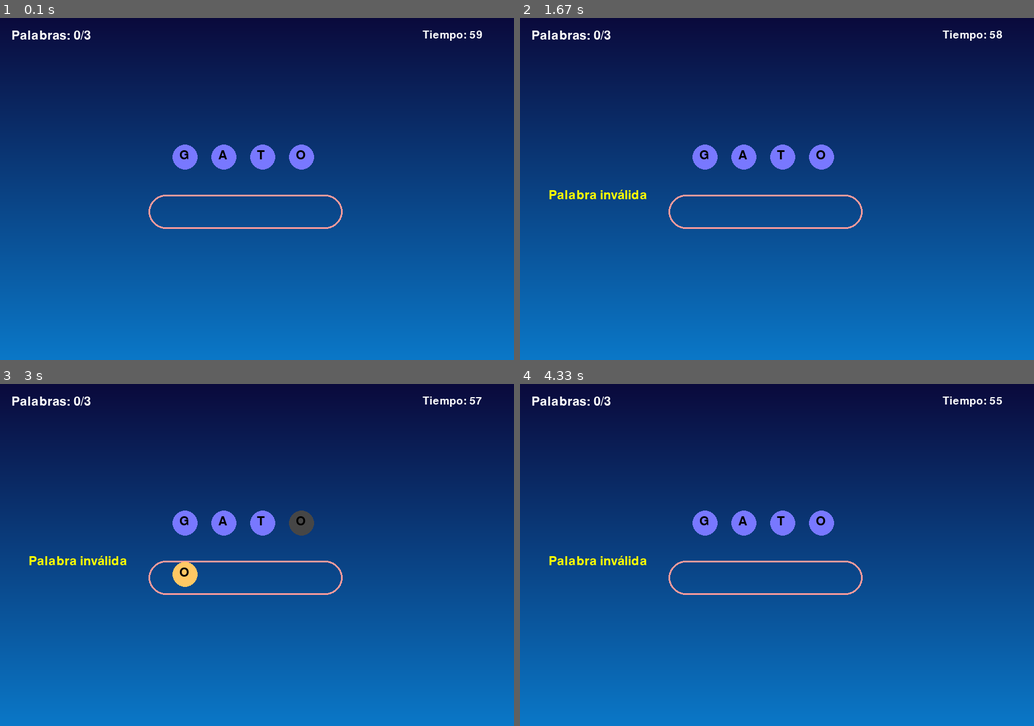
Above: before the commit, frames 1-4 (two rows, left to right).
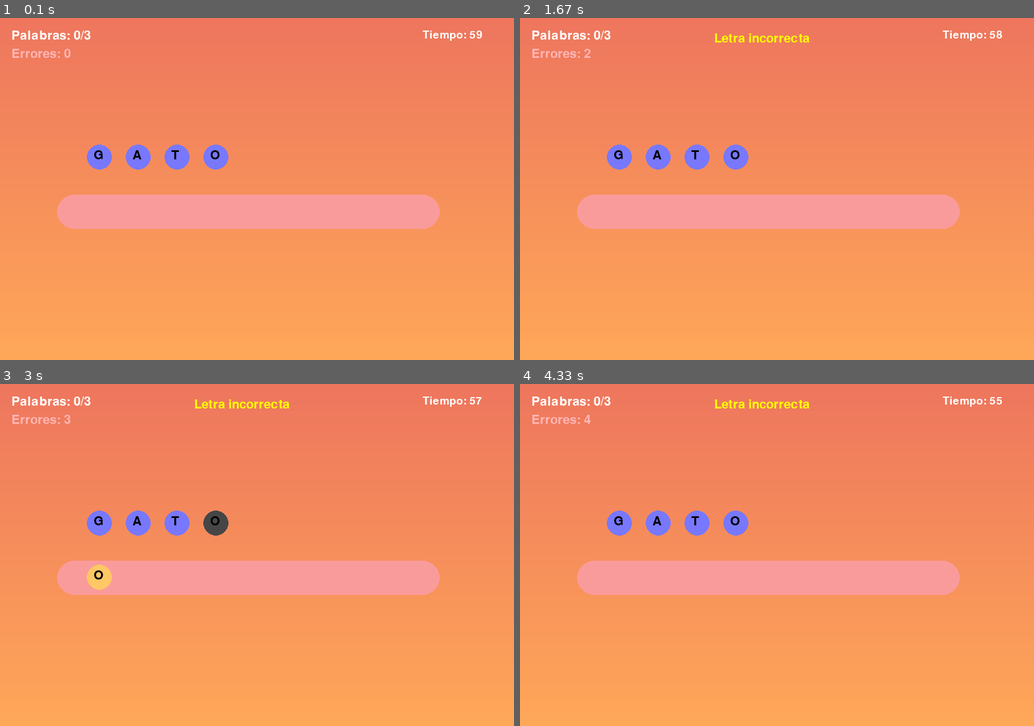
Above: after the commit, the same moments.

Repository: Dantekd/trabajo_final
Game: pygame game, started from a/pygame/joder1.py
Same seed, same stepped clock (60 frames per second), same inputs: the game is played once before the commit and once after it.
Inputs (mouse positions are in pixels of both pictures, inside the frame that each line leads up to):
- Up to frame 1 (0.1 s): no input
- Up to frame 2 (1.67 s): click "G" at 0.38 s; tap Enter at 0.67, 1.33 s; click "A" at 1.05 s
- Up to frame 3 (3 s): click "O" at 1.72 s; tap Enter at 2 s; click "O" at 2.93 s
- Up to frame 4 (4.33 s): tap Enter at 3.22, 4.28 s; click "T" at 3.6 s; click (617, 510) at 3.93 s

The runs differ from the first frame. In frame 1, 99% of the frame differs, in the area x 0-100%, y 0-100%; in frame 2, 99%; in frame 3, 99%; in frame 4, 99%.

Commit message:
subida grande del juego

Diff:
--- a/a/partidas.csv
+++ b/a/partidas.csv
@@ -25,9 +25,9 @@
 3;campera;c,a,m,p,e,r,a;campera|mapa|cama
 4;planeta;p,l,a,n,e,t,a;planeta|plan|natal|lata|tapa
 4;estadio;e,s,t,a,d,i,o;estadio|estado|seda|dato
-4;montaje;m,o,n,t,a,j,e;montaje|monto|jamon|toma
+4;montaje;m,o,n,t,a,j,e;montaje|monte|jamon|toma
 4;tormenta;t,o,r,m,e,n,t,a;tormenta|torta|manto
-4;gasolera;g,a,s,o,l,e,r,a;gasolera|sola|arreglo
+4;gasolera;g,a,s,o,l,e,r,a;gasolera|sola|regla
 4;caballero;c,a,b,a,l,l,e,r,o;caballero|cable|barca|roble
 4;guitarra;g,a,u,i,t,a,r,r,a;guitarra|tira|agarra
 4;lavadero;l,a,v,a,d,e,r,o;lavadero|ver|lado
@@ -39,7 +39,7 @@
 5;relojero;r,e,l,o,j,e,r,o;relojero|ojo|roer
 5;baloncesto;b,a,l,o,n,c,e,s,t,o;baloncesto|tacos|lento|canto
 5;escritorio;e,s,c,r,i,t,o,r,i,o;escritorio|corte|corto|rocio
-5;electricidad;e,l,e,c,t,r,i,c,i,d,a,d;electricidad|tela|cable|cita|ida
-5;reproduccion;r,e,p,r,o,d,u,c,c,i,o,n;reproduccion|cuerpo|reduccion
+5;periodico;p,e,r,i,o,d,i,c,o;periodico|perico|decoro|poro|rio
+5;copulacion;c,o,p,u,l,a,c,i,o,n;copulacion|cupo|colacion
 5;temperatura;t,e,m,p,e,r,a,t,u,r,a;temperatura|meta|pura|rata
-5;administracion;a,d,m,i,n,i,s,t,r,a,c,i,o,n;administracion|nacion|manso|citar
+5;chocolate;c,h,o,c,o,l,a,t,e;chocolate|lote|coche|tela
--- a/a/pygame/joder1.py
+++ b/a/pygame/joder1.py
@@ -40,7 +40,7 @@
 
 # ========== UTILIDADES ==========
 def obtener_palabra_mas_larga(palabras: list) -> str:
-    """Devuelve la palabra más larga de la lista (si empatan, la primera)."""
+    """Devuelve la palabra más larga de la lista."""
     mayor = ""
     i = 0
     while i < len(palabras):
@@ -132,7 +132,8 @@
                             mostrar_mensaje("Palabra repetida")
                         else:
                             mostrar_mensaje("Palabra inválida")
-
+                            estado["errores"] += 0
+                            mostrar_mensaje("Letra incorrecta")
                         palabra_actual.clear()
                         botones_usados.clear()
                         for b in botones_disponibles:
@@ -143,18 +144,20 @@
             mostrar_mensaje("Se acabó el tiempo")
             running = False
 
-        if estado["errores"] >= estado["intentos_maximos"]:
+        # comprobar errores maximos (intentos_maximos en estado)
+        if estado.get("errores", 0) >= estado.get("intentos_maximos", 5):
             mostrar_mensaje("Máximos errores alcanzados")
             running = False
+
 
         if len(estado["palabras_encontradas"]) >= len(estado["palabras_validas"]):
             mostrar_mensaje("No quedan palabras")
             running = False
 
         # ===== DIBUJADO =====
-        dibujar_vertical_degradado(PANTALLA, (10, 10, 60), (10, 120, 200))
+        dibujar_vertical_degradado(PANTALLA, (238, 118, 94), (255, 168, 89))
         #CAJA DONDE ESTAN LOS BOTONES
-        dibujar_rect_redondeado(PANTALLA,(250, 155, 155),260, 310,340, 60,borde=3)
+        dibujar_rect_redondeado(PANTALLA,(250, 155, 155),100, 310,670, 60,borde=0)#dimensiones pantalla
         # BOTONES SUPERIORES
 
         # botones
@@ -166,6 +169,8 @@
             FUENTE_TIMER.render(f"Tiempo: {int(tiempo_restante)}", True, (255, 255, 255)),
             (740, 20)
         )
+        #ERRORES
+        PANTALLA.blit(FUENTE_PEQUENA.render("Errores: " + str(estado["errores"]), True, (255, 180, 180)), (20, 52))
 
         # CONTADOR PALABRAS
         PANTALLA.blit(
@@ -176,13 +181,13 @@
         if mensaje_timer > 0:
             PANTALLA.blit(
                 FUENTE_PEQUENA.render(mensaje, True, (255, 255, 0)),
-                (50, 300)
+                (340, 25)
             )
             mensaje_timer -= dt
 
         pygame.display.update()
 
-    return estado["puntaje"]
+    return estado["puntaje"],estado["errores"]
 
 
 # ========== FLUJO DE NIVELES Y PARTIDAS ==========
@@ -190,6 +195,7 @@
     niveles = cargar_niveles()
     puntaje_total = 0
     i_nivel = 0
+    errores_total= 0
     # limitar a lo disponible y a max_niveles
     limite_niveles = len(niveles)
     if limite_niveles > max_niveles:
@@ -202,21 +208,25 @@
         while partidas_jugadas < max_partidas_por_nivel and partidas_jugadas < len(nivel["partidas"]):
             # obtener partida aleatoria sin repetir
             datos = buscar_partida_aleatoria_sin_repetir(nivel)
-            puntos = ejecutar_partida_pygame(datos)
+            puntos,errores = ejecutar_partida_pygame(datos)
+
 
             # mostrar pantalla de resumen y esperar tecla para continuar
-            mostrar_resumen_partida(puntos)
+            mostrar_resumen_partida(puntos,errores)
             puntaje_total += puntos
+            errores_total += errores
 
             partidas_jugadas += 1
 
         i_nivel += 1
 
-    # FIN JUEGO: mostrar puntaje total
+    # FIN JUEGO: mostrar puntaje y errores totalales
     mostrar_resumen_final(puntaje_total)
+    mostrar_resumen_final(errores_total)
+
 
 #Resultados de la partida
-def mostrar_resumen_partida(puntos_obtenidos: int):
+def mostrar_resumen_partida(puntos_obtenidos: int,errores:int):
     # pinta una pantalla simple con el puntaje de la partida y espera tecla para seguir
     espera = True
     while espera:
@@ -229,7 +239,8 @@
 
         dibujar_vertical_degradado(PANTALLA, (0, 0, 80), (0, 150, 255))
         dibujar_texto_centrado(PANTALLA, f"Puntos de esta partida: {puntos_obtenidos}", FUENTE, (255, 255, 255), 200)
-        dibujar_texto_centrado(PANTALLA, "Presiona cualquier tecla para continuar...", FUENTE_PEQUENA, (200, 200, 200), 260)
+        dibujar_texto_centrado(PANTALLA, f"Errores de esta partida: {errores}", FUENTE, (255, 255, 255), 260)
+        dibujar_texto_centrado(PANTALLA, "Presiona cualquier tecla para continuar...", FUENTE_PEQUENA, (200, 200, 200), 340)
         pygame.display.update()
         R_CLOCK.tick(30)
 
@@ -246,12 +257,13 @@
 
         dibujar_vertical_degradado(PANTALLA, (5, 20, 50), (0, 100, 180))
         dibujar_texto_centrado(PANTALLA, f"Puntaje total: {total}", FUENTE, (255, 255, 255), 200)
-        dibujar_texto_centrado(PANTALLA, "Juego finalizado. Presiona cualquier tecla para salir.", FUENTE_PEQUENA, (200, 200, 200), 260)
+        dibujar_texto_centrado(PANTALLA, f"errores total: {total}", FUENTE, (255, 255, 255), 260)
+        dibujar_texto_centrado(PANTALLA, "Juego finalizado. Presiona cualquier tecla para salir.", FUENTE_PEQUENA, (200, 200, 200), 280)
         pygame.display.update()
         R_CLOCK.tick(30)
 
 # max nivel 5 y max partidas 3
 # ========== START ==========
 if __name__ == "__main__":
-    jugar_toda_la_partida(max_niveles=5, max_partidas_por_nivel=3)
+    jugar_toda_la_partida(max_niveles=2, max_partidas_por_nivel=1)
     pygame.quit()
--- a/a/pygame/ui_botones.py
+++ b/a/pygame/ui_botones.py
@@ -2,7 +2,7 @@
 #Dimensiones del boton que esta
 def crear_botones_letras_csv(letras):
     botones = []
-    x = 300
+    x = 150
     y = 220
 
     for letra in letras:
@@ -18,6 +18,6 @@
 def crear_boton_usado(letra, index):
     boton = {
         "letra": letra,
-        "rect": pygame.Rect(300 + index * 68, 310, 48, 48)
+        "rect": pygame.Rect(150 + index * 68, 315, 48, 48)
     }
     return boton
--- a/a/pygame/ui_dibujado.py
+++ b/a/pygame/ui_dibujado.py
@@ -13,6 +13,9 @@
         pygame.draw.circle(pantalla, (255, 200, 100), b["rect"].center, 22)
         txt = fuente.render(b["letra"], True, (0, 0, 0))
         pantalla.blit(txt, (b["rect"].x + 14, b["rect"].y + 10))
+
+
+
 def dibujar_vertical_degradado(surface, top_color, bottom_color):
     height = surface.get_height()
     width = surface.get_width()
@@ -23,13 +26,8 @@
         g = int(top_color[1] * (1 - ratio) + bottom_color[1] * ratio)
         b = int(top_color[2] * (1 - ratio) + bottom_color[2] * ratio)
         pygame.draw.line(surface, (r, g, b), (0, y), (width, y))
-def dibujar_texto_centrado(
-    pantalla,
-    texto,
-    fuente,
-    color,
-    y
-):
+
+def dibujar_texto_centrado(pantalla,texto,fuente,color,y):
     """
     Dibuja un texto centrado horizontalmente en la pantalla.
     """
@@ -37,14 +35,7 @@
     x = (pantalla.get_width() - superficie.get_width()) // 2
     pantalla.blit(superficie, (x, y))
 
-def dibujar_rect_redondeado(
-    superficie,
-    color,
-    x, y,
-    ancho, alto,
-    radio=None,
-    borde=0
-):
+def dibujar_rect_redondeado(superficie,color,x, y,ancho, alto,radio=None,borde=0):
     """
     Dibuja un rectángulo con bordes redondeados.
 
@@ -54,10 +45,4 @@
     if radio is None:
         radio = alto // 2
 
-    pygame.draw.rect(
-        superficie,
-        color,
-        (x, y, ancho, alto),
-        borde,
-        border_radius=radio
-    )
+    pygame.draw.rect(superficie,color,(x, y, ancho, alto),borde,border_radius=radio)
--- a/a/pygame/version_juego.py
+++ /dev/null
@@ -1,337 +0,0 @@
-import sys
-import os
-import random
-import pygame
-import time
-
-# ========== RUTAS ==========
-RUTA_ACTUAL = os.path.dirname(os.path.abspath(__file__))     # /a/pygame
-RUTA_PROYECTO = os.path.dirname(RUTA_ACTUAL)                 # /a
-
-if RUTA_PROYECTO not in sys.path:
-    sys.path.append(RUTA_PROYECTO)
-
-# ========== IMPORTS DEL PROYECTO ==========
-from csv_datos import cargar_niveles
-from nucleo_juego import preparar_partida, buscar_partida_aleatoria_sin_repetir
-from mecanicas import generar_guiones
-from a.pygame.nucleo_pygame import crear_estado_pygame, procesar_palabra_pygame, verificar_fin_pygame
-from logicas_pygame import dibujar_vertical_degradado
-
-# ========== INICIALIZACION PYGAME ==========
-pygame.init()
-DIM = (900, 600)
-PANTALLA = pygame.display.set_mode(DIM)
-pygame.display.set_caption("AHORCADO  - Encina-Diaz")
-
-# icono (usa RUTA_ACTUAL para evitar rutas absolutas)
-icono_path = os.path.join(RUTA_ACTUAL, "icono_juego.jpg")
-icono = pygame.image.load(icono_path)
-pygame.display.set_icon(icono)
-
-
-FUENTE = pygame.font.SysFont(None, 48)
-FUENTE_PEQ = pygame.font.SysFont(None, 32)
-FUENTE_TIMER = pygame.font.SysFont(None, 28)
-R_CLOCK = pygame.time.Clock()
-
-# ========== UTILIDADES ==========
-def obtener_palabra_mas_larga(palabras: list) -> str:
-    """Devuelve la palabra más larga de la lista (si empatan, la primera)."""
-    mayor = ""
-    i = 0
-    while i < len(palabras):
-        if len(palabras[i]) > len(mayor):
-            mayor = palabras[i]
-        i += 1
-    return mayor
-
-def crear_botones(letras):
-    botones = []
-    x = 60
-    i = 0
-    while i < len(letras):
-        rect = pygame.Rect(x, 480, 48, 48)
-        botones.append((letras[i], rect))
-        x += 58
-        i += 1
-    return botones
-
-def dibujar_texto_centrado(superficie, texto, fuente, color, y):
-    surf = fuente.render(texto, True, color)
-    x = (superficie.get_width() - surf.get_width()) // 2
-    superficie.blit(surf, (x, y))
-
-
-# ========== LOGICA DE PARTIDA (HÍBRIDA) ==========
-def ejecutar_partida_pygame(partida: dict) -> int:
-    """
-    Ejecuta una partida híbrida: revela letras en la palabra objetivo (la más larga),
-    y permite ingresar palabras completas para validar/puntuar.
-    Devuelve puntaje obtenido en la partida.
-    """
-    # preparar estructura de la partida
-    base_set, base_lista, palabras_validas = preparar_partida(partida)
-    objetivo = obtener_palabra_mas_larga(palabras_validas)   # palabra a adivinar con guiones
-    objetivo_upper = objetivo.upper()
-
-    # guiones como lista mutable
-    guiones_list = []
-    j = 0
-    while j < len(objetivo_upper):
-        if objetivo_upper[j].isalpha():
-            guiones_list.append("_")
-        else:
-            guiones_list.append(objetivo_upper[j])
-        j += 1
-
-    # estado compartido con nucleo_pygame
-    estado = crear_estado_pygame(base_lista, palabras_validas)
-
-    # botones con letras mezcladas
-    letras_mez = base_lista[:]
-    random.shuffle(letras_mez)
-    botones = crear_botones(letras_mez)
-
-    palabra_actual = ""
-    tiempo_restante = 60.0
-    clock = pygame.time.Clock()
-    running = True
-
-    # para indicar resultados temporales en pantalla
-    mensaje = ""
-    mensaje_timer = 0.0
-
-    def mostrar_mensaje(m):
-        nonlocal mensaje, mensaje_timer
-        mensaje = m
-        mensaje_timer = 2.0  # segundos
-
-    # helper para revelar letras en guiones
-    def revelar_letra(letra):
-        nonlocal guiones_list
-        encontrada = False
-        i = 0
-        while i < len(objetivo_upper):
-            if objetivo_upper[i] == letra:
-                guiones_list[i] = letra
-                encontrada = True
-            i += 1
-        return encontrada
-
-    # helper para comprobar si palabra objetivo está completa
-    def objetivo_completo():
-        i = 0
-        completo = True
-        while i < len(guiones_list):
-            if guiones_list[i] == "_":
-                completo = False
-                break
-            i += 1
-        return completo
-
-    # MAIN LOOP de la partida
-    while running:
-        dt = clock.tick(60) / 1000.0
-        # eventos
-        for ev in pygame.event.get():
-            if ev.type == pygame.QUIT:
-                pygame.quit()
-                sys.exit()
-
-            # ---------- CLIC SOBRE BOTONES ----------
-            if ev.type == pygame.MOUSEBUTTONDOWN:
-                pos = pygame.mouse.get_pos()
-                i = 0
-                while i < len(botones):
-                    letra, rect = botones[i]
-                    if rect.collidepoint(pos):
-                        l = letra.upper()
-                        if revelar_letra(l):
-                            mostrar_mensaje(f"Letra {l} encontrada")
-                        else:
-                            estado["errores"] += 1
-                            mostrar_mensaje(f"Letra {l} incorrecta")
-                    i += 1
-
-            # ---------- TECLADO ----------
-            if ev.type == pygame.KEYDOWN:
-                if ev.key == pygame.K_RETURN:
-                    if len(palabra_actual) > 0:
-                        resultado = procesar_palabra_pygame(estado, palabra_actual)
-
-                        if resultado == "valida":
-                            mostrar_mensaje("Palabra válida")
-
-                            # solo si la palabra válida es la objetivo la revelamos completa
-                            if palabra_actual.lower() == objetivo.lower():
-                                k = 0
-                                while k < len(objetivo_upper):
-                                    guiones_list[k] = objetivo_upper[k]
-                                    k += 1
-
-                        elif resultado == "repetida":
-                            mostrar_mensaje("Palabra repetida")
-                        else:
-                            mostrar_mensaje("Palabra inválida")
-
-                        palabra_actual = ""
-
-                elif ev.key == pygame.K_BACKSPACE:
-                    if len(palabra_actual) > 0:
-                        palabra_actual = palabra_actual[:-1]
-
-                else:
-                    if ev.unicode is not None and len(ev.unicode) == 1:
-                        c = ev.unicode.upper()
-                        if c.isalpha():
-                            palabra_actual = palabra_actual + c
-
-
-        # timer
-        tiempo_restante -= dt
-        if tiempo_restante <= 0:
-            mostrar_mensaje("Se acabó el tiempo")
-            running = False
-
-        # comprobar errores maximos (intentos_maximos en estado)
-        if estado.get("errores", 0) >= estado.get("intentos_maximos", 5):
-            mostrar_mensaje("Máximos errores alcanzados")
-            running = False
-
-        # comprobar objetivo completado
-      # comprobar objetivo completado
-        if objetivo_completo():
-            mostrar_mensaje("¡Palabra encontrada!")
-            palabra_minus = objetivo.lower()
-            existe = False
-            ii = 0
-            while ii < len(estado["palabras_encontradas"]):
-                if estado["palabras_encontradas"][ii] == palabra_minus:
-                    existe = True
-                ii += 1
-            if not existe:
-                estado["palabras_encontradas"].append(palabra_minus)
-            # NO salimos aún: sigue la partida si quedan más palabras
-            # running = False   <-- ESTA LÍNEA SE QUITA
-
-
-        # ---- comprobar si ya no quedan palabras ----
-            total = len(estado["palabras_validas"])
-            encontradas = len(estado["palabras_encontradas"])
-
-            if encontradas >= total:
-                mostrar_mensaje("¡No quedan palabras por descubrir!")
-                running = False
-
-        # dibujado
-        dibujar_vertical_degradado(PANTALLA, (10, 10, 60), (10, 120, 200))
-
-        # mostrar guiones (convertir lista a string con espacios)
-        s = ""
-        kk = 0
-        while kk < len(guiones_list):
-            s += guiones_list[kk] + " "
-            kk += 1
-        txt = FUENTE.render(s.strip(), True, (255, 255, 255))
-        PANTALLA.blit(txt, (50, 140))
-
-        # palabra actual (lo que el jugador arma)
-        txt2 = FUENTE.render(palabra_actual, True, (255, 255, 0))
-        PANTALLA.blit(txt2, (50, 220))
-
-        # botones
-        i = 0
-        while i < len(botones):
-            letra, rect = botones[i]
-            pygame.draw.circle(PANTALLA, (120, 120, 255), rect.center, 22)
-            L = FUENTE_PEQ.render(letra.upper(), True, (0, 0, 0))
-            PANTALLA.blit(L, (rect.x + 12, rect.y + 8))
-            i += 1
-
-        # puntaje / errores / tiempo
-        PANTALLA.blit(FUENTE_PEQ.render("Puntaje: " + str(estado["puntaje"]), True, (255, 255, 255)), (20, 20))
-        PANTALLA.blit(FUENTE_PEQ.render("Errores: " + str(estado["errores"]), True, (255, 180, 180)), (20, 52))
-        PANTALLA.blit(FUENTE_TIMER.render("Tiempo: " + str(int(tiempo_restante)), True, (255, 255, 255)), (740, 20))
-
-        # mensaje temporal
-        if mensaje_timer > 0:
-            PANTALLA.blit(FUENTE_PEQ.render(mensaje, True, (255, 255, 0)), (50, 300))
-            mensaje_timer -= dt
-
-        pygame.display.update()
-
-    # fin de la partida: devolvemos puntaje actual
-    return estado["puntaje"]
-
-
-# ========== FLUJO DE NIVELES Y PARTIDAS ==========
-def jugar_toda_la_demo(max_niveles: int = 5, max_partidas_por_nivel: int = 3):
-    niveles = cargar_niveles()
-    puntaje_total = 0
-    i_nivel = 0
-    # limitar a lo disponible y a max_niveles
-    limite_niveles = len(niveles)
-    if limite_niveles > max_niveles:
-        limite_niveles = max_niveles
-
-    while i_nivel < limite_niveles:
-        nivel = niveles[i_nivel]
-        partidas_jugadas = 0
-        # jugar hasta max_partidas_por_nivel o hasta agotar partidas
-        while partidas_jugadas < max_partidas_por_nivel and partidas_jugadas < len(nivel["partidas"]):
-            # obtener partida aleatoria sin repetir
-            datos = buscar_partida_aleatoria_sin_repetir(nivel)
-            puntos = ejecutar_partida_pygame(datos)
-
-            # mostrar pantalla de resumen y esperar tecla para continuar
-            mostrar_resumen_partida(puntos)
-            puntaje_total += puntos
-
-            partidas_jugadas += 1
-
-        i_nivel += 1
-
-    # FIN DEMO: mostrar puntaje total
-    mostrar_resumen_final(puntaje_total)
-
-
-def mostrar_resumen_partida(puntos_obtenidos: int):
-    # pinta una pantalla simple con el puntaje de la partida y espera tecla para seguir
-    espera = True
-    while espera:
-        for ev in pygame.event.get():
-            if ev.type == pygame.QUIT:
-                pygame.quit()
-                sys.exit()
-            if ev.type == pygame.KEYDOWN:
-                espera = False
-
-        dibujar_vertical_degradado(PANTALLA, (0, 0, 80), (0, 150, 255))
-        dibujar_texto_centrado(PANTALLA, f"Puntos esta partida: {puntos_obtenidos}", FUENTE, (255, 255, 255), 200)
-        dibujar_texto_centrado(PANTALLA, "Presiona cualquier tecla para continuar...", FUENTE_PEQ, (200, 200, 200), 260)
-        pygame.display.update()
-        R_CLOCK.tick(30)
-
-
-def mostrar_resumen_final(total):
-    espera = True
-    while espera:
-        for ev in pygame.event.get():
-            if ev.type == pygame.QUIT:
-                pygame.quit()
-                sys.exit()
-            if ev.type == pygame.KEYDOWN:
-                espera = False
-
-        dibujar_vertical_degradado(PANTALLA, (5, 20, 50), (0, 100, 180))
-        dibujar_texto_centrado(PANTALLA, f"Puntaje total: {total}", FUENTE, (255, 255, 255), 200)
-        dibujar_texto_centrado(PANTALLA, "Demo finalizada. Presiona cualquier tecla para salir.", FUENTE_PEQ, (200, 200, 200), 260)
-        pygame.display.update()
-        R_CLOCK.tick(30)
-
-
-# ========== START ==========
-if __name__ == "__main__":
-    jugar_toda_la_demo(max_niveles=5, max_partidas_por_nivel=3)
-    pygame.quit()
